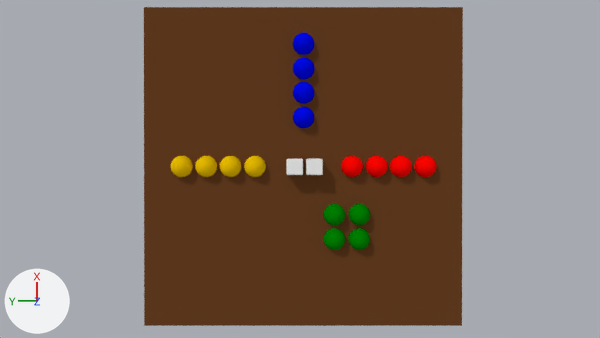
An edit to the Blender file models/game.blend, drawn before and after from the same camera.
The view is the same before and after, from the file's camera 'Camera'. The lights are fixed; the arrows at lower left show +X, +Y and +Z.

Script lines for the objects in view, before the commit:
```python
ob_blue_marker_1 = bpy.data.objects.new('Blue_marker_1', me_sphere_007)
ob_blue_marker_1.location = (1.24, -0.01, 0.2)
ob_blue_marker_1.rotation_euler = (0.0, 0.0, 1.571)  # degrees (0, 0, 90)
ob_blue_marker_1.scale = (0.27, 0.27, 0.3)
ob_blue_marker_2 = bpy.data.objects.new('Blue_marker_2', me_sphere_006)
ob_blue_marker_2.location = (1.85, -0.01, 0.2)
ob_blue_marker_2.rotation_euler = (0.0, 0.0, 1.571)  # degrees (0, 0, 90)
ob_blue_marker_2.scale = (0.27, 0.27, 0.3)
ob_board = bpy.data.objects.new('Board', me_cube)
ob_board.location = (0.0, 0.0, 0.1)
ob_board.scale = (4.0, 4.0, 0.1)
ob_green_marker_3 = bpy.data.objects.new('Green_marker_3', me_sphere_009)
ob_green_marker_3.location = (-1.2, -1.41, 0.37)
ob_green_marker_3.rotation_euler = (0.0, 0.0, 1.571)  # degrees (0, 0, 90)
ob_green_marker_3.scale = (0.27, 0.27, 0.3)
ob_green_marker_4 = bpy.data.objects.new('Green_marker_4', me_sphere_008)
ob_green_marker_4.location = (-1.81, -1.4, 0.37)
ob_green_marker_4.rotation_euler = (0.0, 0.0, 1.571)  # degrees (0, 0, 90)
ob_green_marker_4.scale = (0.27, 0.27, 0.3)
ob_yellow_marker_1 = bpy.data.objects.new('Yellow_marker_1', me_sphere_012)
ob_yellow_marker_1.location = (0.01, 1.21, 0.2)
ob_yellow_marker_1.scale = (0.27, 0.27, 0.3)
ob_yellow_marker_2 = bpy.data.objects.new('Yellow_marker_2', me_sphere_013)
ob_yellow_marker_2.location = (0.01, 1.82, 0.2)
ob_yellow_marker_2.scale = (0.27, 0.27, 0.3)
ob_yellow_marker_3 = bpy.data.objects.new('Yellow_marker_3', me_sphere_014)
ob_yellow_marker_3.location = (0.01, 2.43, 0.2)
ob_yellow_marker_3.scale = (0.27, 0.27, 0.3)
ob_yellow_marker_4 = bpy.data.objects.new('Yellow_marker_4', me_sphere_015)
ob_yellow_marker_4.location = (0.01, 3.05, 0.2)
ob_yellow_marker_4.scale = (0.27, 0.27, 0.3)
```
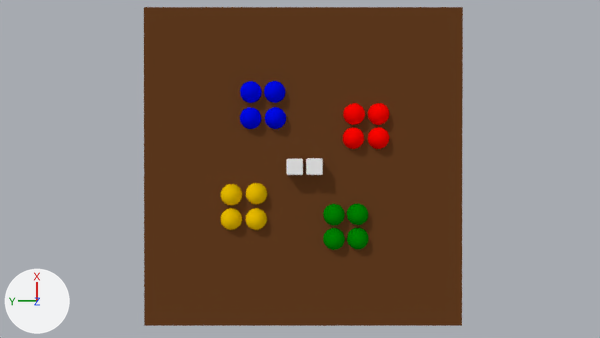
Diff of the bpy script that builds the scene:
```diff
--- a/models/game.blend.py
+++ b/models/game.blend.py
@@ ob_yellow_marker_4 @@
 ob_yellow_marker_4 = bpy.data.objects.new('Yellow_marker_4', me_sphere_015)
-ob_yellow_marker_4.location = (0.01, 3.05, 0.2)
+ob_yellow_marker_4.location = (-1.31, 1.8, 0.37)
 ob_yellow_marker_4.scale = (0.27, 0.27, 0.3)
@@ ob_yellow_marker_3 @@
 ob_yellow_marker_3 = bpy.data.objects.new('Yellow_marker_3', me_sphere_014)
-ob_yellow_marker_3.location = (0.01, 2.43, 0.2)
+ob_yellow_marker_3.location = (-1.31, 1.18, 0.37)
 ob_yellow_marker_3.scale = (0.27, 0.27, 0.3)
@@ ob_yellow_marker_2 @@
 ob_yellow_marker_2 = bpy.data.objects.new('Yellow_marker_2', me_sphere_013)
-ob_yellow_marker_2.location = (0.01, 1.82, 0.2)
+ob_yellow_marker_2.location = (-0.7, 1.8, 0.37)
 ob_yellow_marker_2.scale = (0.27, 0.27, 0.3)
@@ ob_yellow_marker_1 @@
 ob_yellow_marker_1 = bpy.data.objects.new('Yellow_marker_1', me_sphere_012)
-ob_yellow_marker_1.location = (0.01, 1.21, 0.2)
+ob_yellow_marker_1.location = (-0.67, 1.17, 0.37)
 ob_yellow_marker_1.scale = (0.27, 0.27, 0.3)
@@ ob_green_marker_3 @@
 ob_green_marker_3 = bpy.data.objects.new('Green_marker_3', me_sphere_009)
-ob_green_marker_3.location = (-1.2, -1.41, 0.37)
+ob_green_marker_3.location = (-1.19, -1.37, 0.37)
 ob_green_marker_3.rotation_euler = (0.0, 0.0, 1.571)  # degrees (0, 0, 90)
@@ ob_green_marker_4 @@
 ob_green_marker_4 = bpy.data.objects.new('Green_marker_4', me_sphere_008)
-ob_green_marker_4.location = (-1.81, -1.4, 0.37)
+ob_green_marker_4.location = (-1.8, -1.37, 0.37)
 ob_green_marker_4.rotation_euler = (0.0, 0.0, 1.571)  # degrees (0, 0, 90)
@@ ob_blue_marker_1 @@
 ob_blue_marker_1 = bpy.data.objects.new('Blue_marker_1', me_sphere_007)
-ob_blue_marker_1.location = (1.24, -0.01, 0.2)
+ob_blue_marker_1.location = (1.22, 0.69, 0.2)
 ob_blue_marker_1.rotation_euler = (0.0, 0.0, 1.571)  # degrees (0, 0, 90)
@@ ob_blue_marker_2 @@
 ob_blue_marker_2 = bpy.data.objects.new('Blue_marker_2', me_sphere_006)
-ob_blue_marker_2.location = (1.85, -0.01, 0.2)
+ob_blue_marker_2.location = (1.88, 0.71, 0.2)
 ob_blue_marker_2.rotation_euler = (0.0, 0.0, 1.571)  # degrees (0, 0, 90)
@@ ob_blue_marker_3 @@
 ob_blue_marker_3 = bpy.data.objects.new('Blue_marker_3', me_sphere_005)
-ob_blue_marker_3.location = (2.46, -0.01, 0.2)
+ob_blue_marker_3.location = (1.22, 1.32, 0.2)
 ob_blue_marker_3.rotation_euler = (0.0, 0.0, 1.571)  # degrees (0, 0, 90)
@@ ob_blue_marker_4 @@
 ob_blue_marker_4 = bpy.data.objects.new('Blue_marker_4', me_sphere_004)
-ob_blue_marker_4.location = (3.07, -0.01, 0.2)
+ob_blue_marker_4.location = (1.87, 1.31, 0.2)
 ob_blue_marker_4.rotation_euler = (0.0, 0.0, 1.571)  # degrees (0, 0, 90)
@@ ob_red_marker_4 @@
 ob_red_marker_4 = bpy.data.objects.new('Red_marker_4', me_sphere_003)
-ob_red_marker_4.location = (0.01, -3.06, 0.2)
+ob_red_marker_4.location = (1.32, -1.89, 0.2)
 ob_red_marker_4.scale = (0.27, 0.27, 0.3)
@@ ob_red_marker_3 @@
 ob_red_marker_3 = bpy.data.objects.new('Red_marker_3', me_sphere_002)
-ob_red_marker_3.location = (0.01, -2.45, 0.2)
+ob_red_marker_3.location = (1.32, -1.28, 0.2)
 ob_red_marker_3.scale = (0.27, 0.27, 0.3)
@@ ob_red_marker_2 @@
 ob_red_marker_2 = bpy.data.objects.new('Red_marker_2', me_sphere_001)
-ob_red_marker_2.location = (0.01, -1.84, 0.2)
+ob_red_marker_2.location = (0.72, -1.89, 0.2)
 ob_red_marker_2.scale = (0.27, 0.27, 0.3)
@@ ob_red_marker_1 @@
 ob_red_marker_1 = bpy.data.objects.new('Red_marker_1', me_sphere)
-ob_red_marker_1.location = (0.01, -1.23, 0.2)
+ob_red_marker_1.location = (0.72, -1.26, 0.2)
 ob_red_marker_1.scale = (0.27, 0.27, 0.3)
```

Where the change shows, as pixel boxes [x1, y1, x2, y2] in the pictures (600 x 338 px):
'Blue_marker_4', moved: before [293, 33, 314, 55]; after [240, 81, 262, 103]
'Yellow_marker_4', moved: before [171, 156, 193, 177]; after [220, 208, 242, 230]
'Red_marker_4', moved: before [414, 156, 437, 177]; after [368, 103, 389, 125]
'Red_marker_3', moved: before [390, 156, 412, 177]; after [343, 103, 365, 125]
'Yellow_marker_3', moved: before [195, 156, 217, 177]; after [245, 208, 267, 230]
'Blue_marker_3', moved: before [293, 58, 314, 79]; after [240, 107, 261, 129]
'Blue_marker_2', moved: before [293, 82, 314, 104]; after [264, 81, 286, 103]
'Red_marker_2', moved: before [366, 156, 388, 177]; after [368, 127, 389, 149]
'Red_marker_1', moved: before [341, 156, 363, 177]; after [342, 127, 364, 149]
'Yellow_marker_2', moved: before [220, 156, 241, 177]; after [221, 184, 242, 205]
'Blue_marker_1', moved: before [293, 107, 314, 128]; after [265, 107, 286, 129]
'Yellow_marker_1', moved: before [244, 156, 266, 177]; after [246, 183, 267, 204]
'Green_marker_3', moved: before [349, 204, 370, 225]; after [347, 204, 368, 225]
'Green_marker_4', moved: before [348, 228, 370, 250]; after [347, 228, 368, 249]
